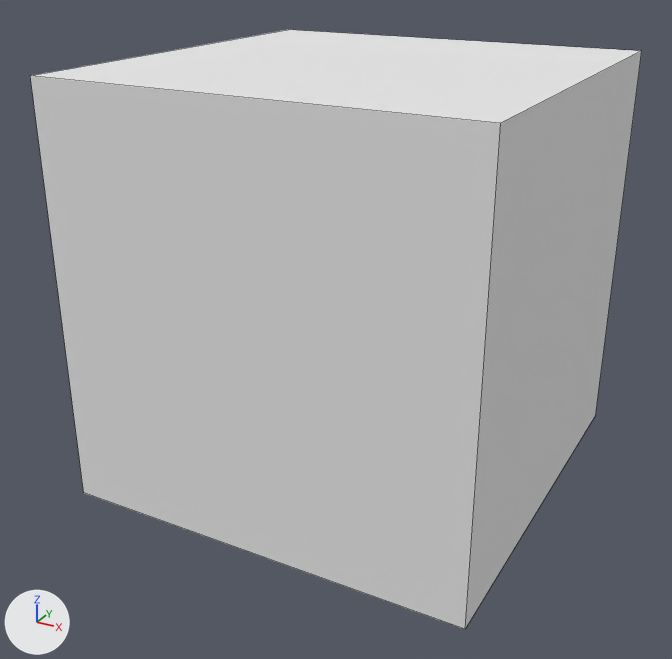
A saved change to the Blender file resource/Materials/Model/cube2.blend.
One viewpoint serves both versions: a camera (50 mm lens) standing at (0.978, -1.901, 0.788) and looking at (-0.026, -0.076, -0.124). The axes (+X, +Y, +Z) are drawn at lower left. The lights are the same throughout. Mesh edges are drawn as thin lines.
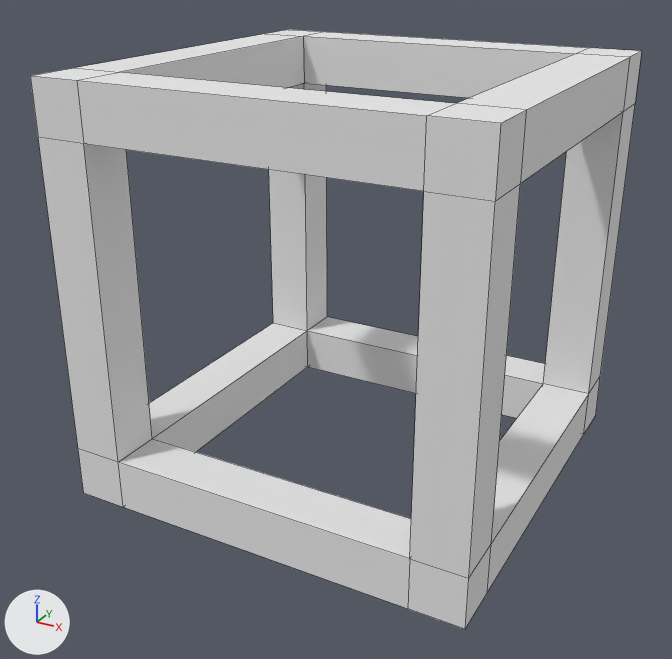
Commit message: add cube 2

What differs and where, as boxes [x1, y1, x2, y2] in the pictures (672 x 659 px):
```json
{"object": "Cube", "change": "reshaped, rescaled", "before": [30, 30, 642, 629], "after": [30, 30, 642, 629]}
```

Scene script edits in JSON lines:
```json
{"block": "me_cube", "where": "# used by ob_cube; location = (0.0, 0.0, 0.0); scale = (0.5, 0.5, 0.5)"}
{"op": "remove", "block": "me_cube", "code": "me_cube.from_pydata(...)  # 8 vertices, 6 faces; spans x -1.0..1.0, y -1.0..1.0, z -1.0..1.0"}
{"op": "add", "block": "me_cube", "code": "me_cube.from_pydata(...)  # 64 vertices, 72 faces; spans x -0.5..0.5, y -0.5..0.5, z -0.5..0.5"}
{"block": "me_cube", "change": "me_cube part 1: the whole mesh is rebuilt"}
{"op": "set", "path": "ob_cube.scale", "old": "(0.5, 0.5, 0.5)", "new": "(1.0, 1.0, 1.0)"}
```
